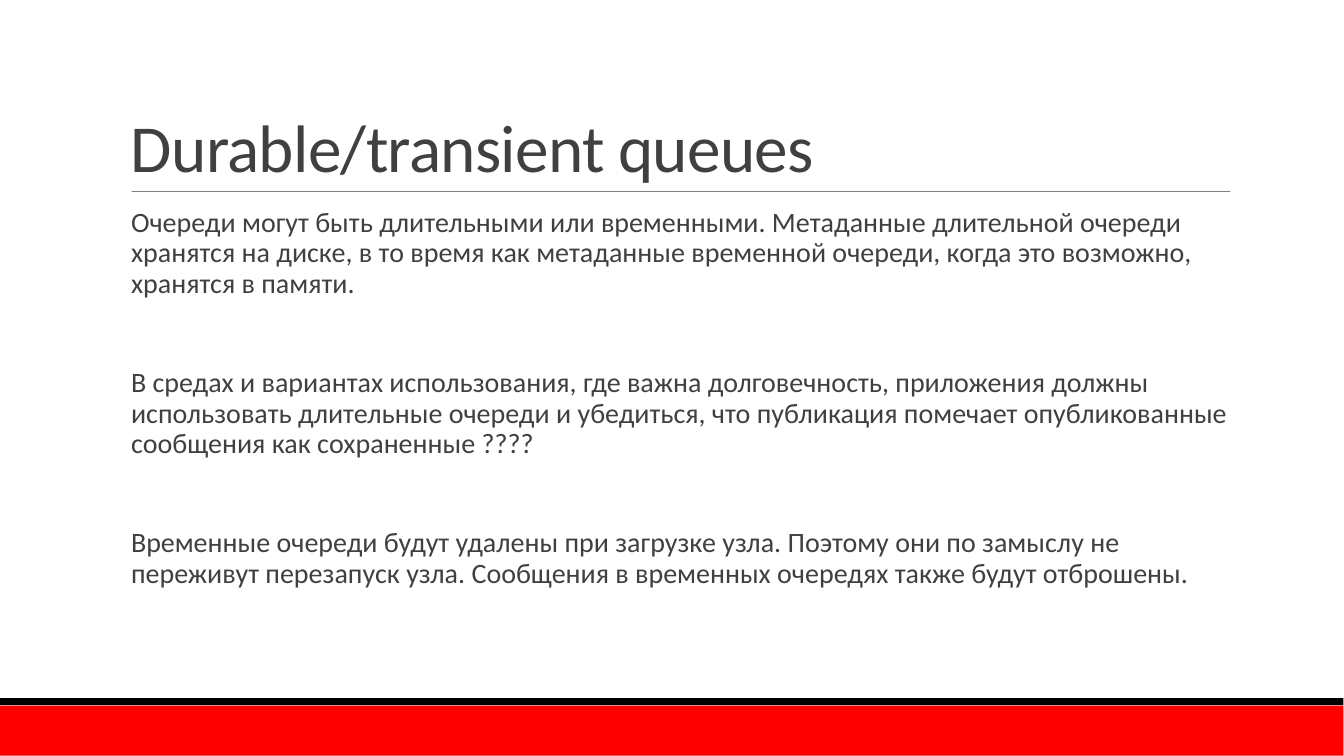
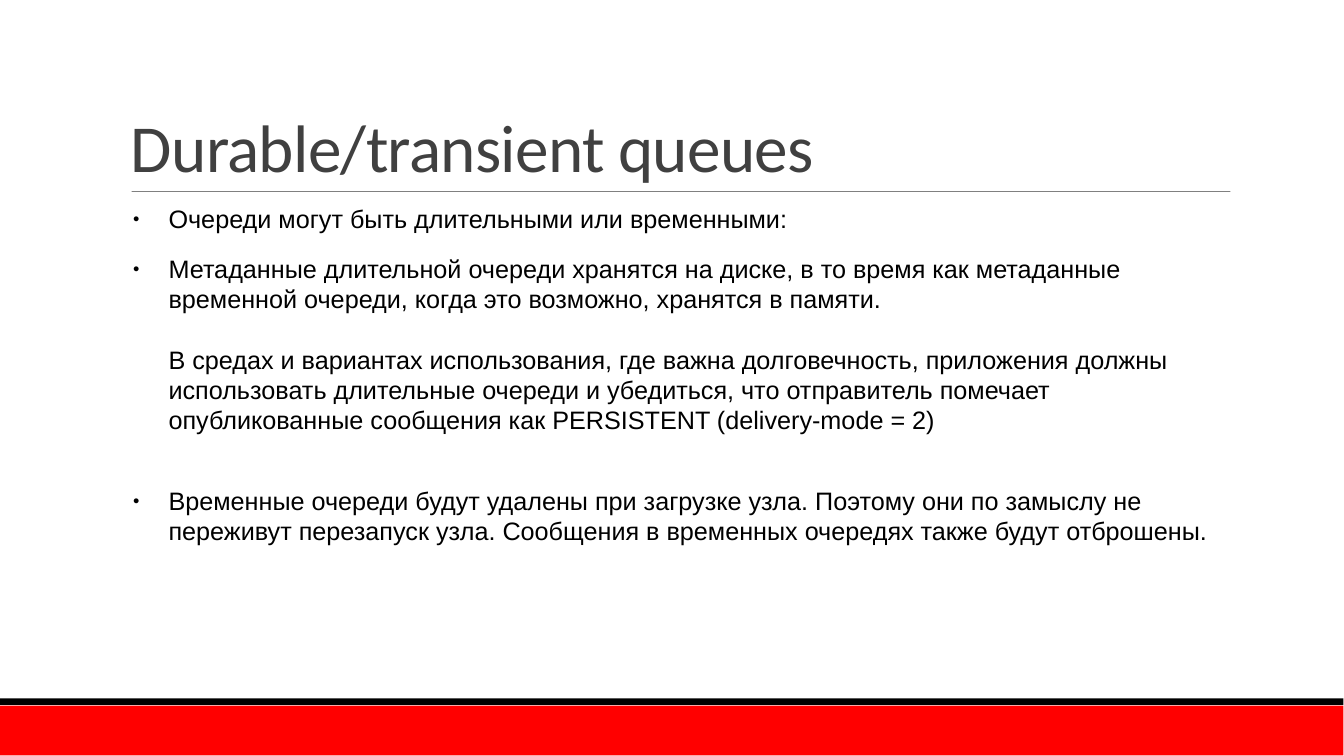
Before and after one commit to TurCons/DisconfRabbitMq, a slide deck: slide 20 of presentation/RabbitMQ.pptx (slide 21 before the commit). Drawn at 1344x756 pixels with LibreOffice and Linux fonts; fonts in the diff are those of the drawing; background and template pictures are left out. Boxes give left, top, right and bottom in pixels: in the first picture for what was removed or moved away, otherwise in the second. Text is boxed around its words. In the diff, an @@ line names an element or a change of style, - is before the commit and + after.

```diff
--- a/presentation/RabbitMQ.pptx
+++ b/presentation/RabbitMQ.pptx
@@ text at (169,209,1168,435): text changed; size 20 to 18 pt; font Calibri to Arial; text colour #404040 to #000000 @@
-  Очереди могут быть длительными или временными. Метаданные длительной очереди хранятся на диске, в то время как метаданные временной очереди, когда это возможно, хранятся в памяти.
-  В средах и вариантах использования, где важна долговечность, приложения должны использовать длительные очереди и убедиться, что публикация помечает опубликованные сообщения как сохраненные ????
+● Очереди могут быть длительными или временными:
+● Метаданные длительной очереди хранятся на диске, в то время как метаданные временной очереди, когда это возможно, хранятся в памяти.
+  В средах и вариантах использования, где важна долговечность, приложения должны использовать длительные очереди и убедиться, что отправитель помечает опубликованные сообщения как PERSISTENT (delivery-mode = 2)
@@ text at (169,491,1207,546): size 20 to 18 pt, font Calibri to Arial, text colour #404040 to #000000 in "Временные очереди будут удалены при загрузке узла. ..."; bullet   to ●; line spacing 0.9 to 1 @@
```
Also in this commit, not shown: 8 other slides changed, 3 slides added, 4 slides removed, 1 other file.
